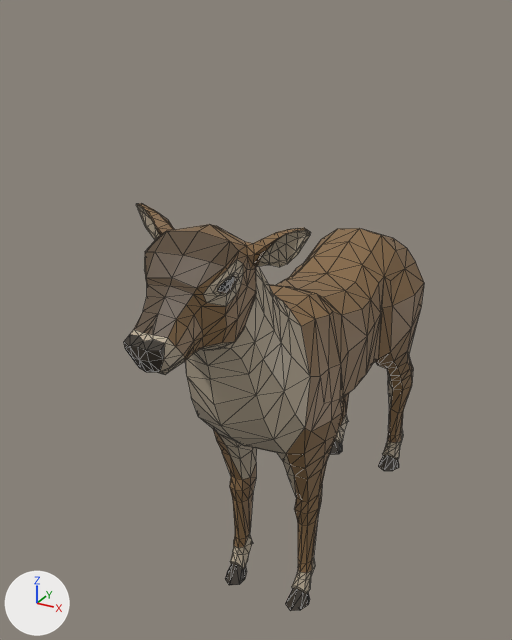
The glTF model static/models/model-stag.glb as it was, and as the next commit left it.
The view is the same before and after, from a camera (50 mm lens) standing at (2.64, -6.26, 5.55) and looking at (-0.38, -0.77, 2.8). Every picture has the same lights, and +X, +Y and +Z are marked at lower left. The older version comes first. Mesh edges are drawn as thin lines. Where no turn or scale is listed for an object, it has been applied to the vertices.

In view in the first picture: 'Stag'.
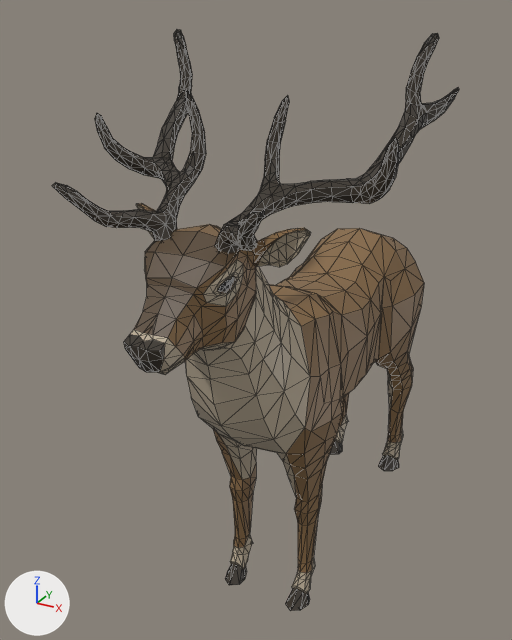
The change, as a diff of the scene's bpy script:
```diff
--- a/static/models/model-stag.glb.py
+++ b/static/models/model-stag.glb.py
@@ me_cube_001 @@
+me_cube_001.from_pydata(...)  # 818 vertices, 1616 faces; spans x -1.27..1.27, y -0.49..1.81, z -0.03..1.41
+me_cube_001.materials.append(mat_material_001)  # brown #352d22
@@ ob_stag_horns @@
+ob_stag_horns = bpy.data.objects.new('Stag_Horns', me_cube_001)
+ob_stag_horns.location = (-0.01, -2.33, 3.98)
```

Pixel boxes (x1, y1, x2, y2) of what changed, in the pictures (512 x 640 px):
'Stag_Horns', added
    after: (52, 29, 459, 254)
